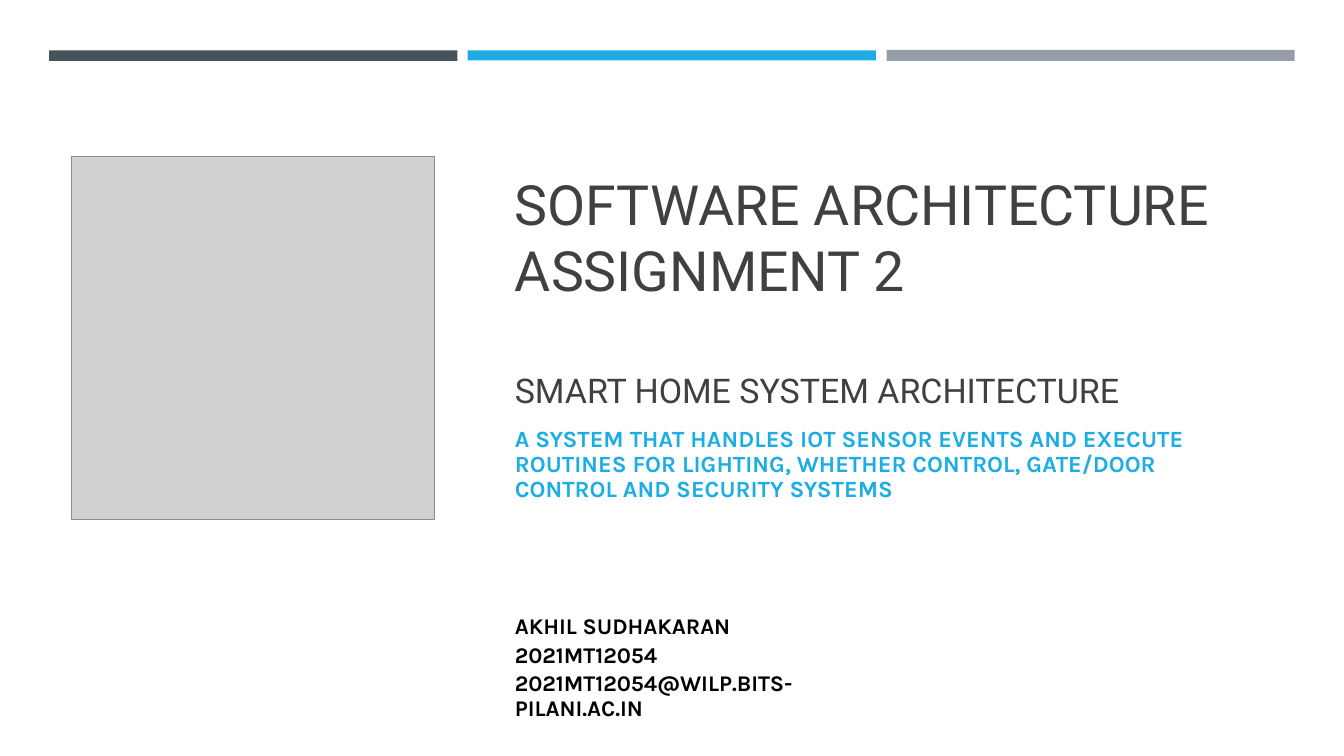
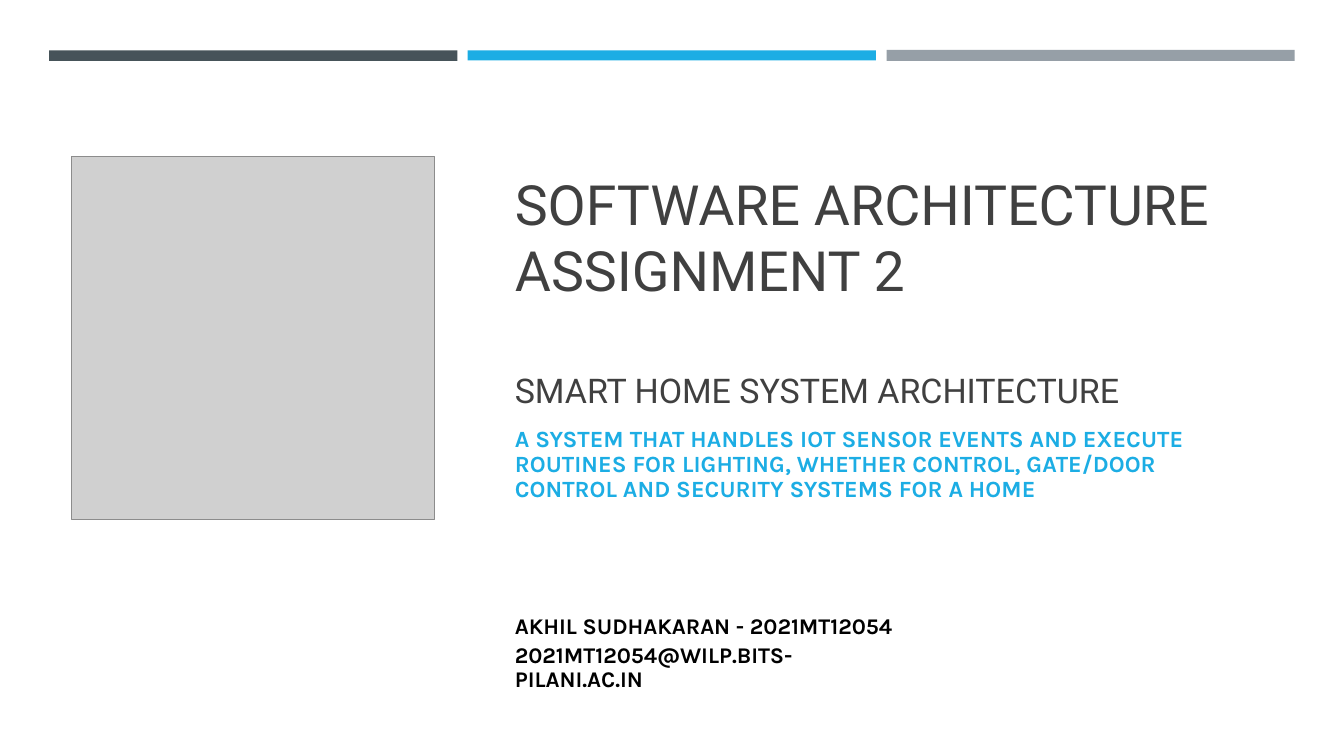
Before and after one commit to Akhilsudh/BITS-Assignment, a slide deck: slide 1 of Semester 2/Software Architecture/Assignment 2/SA-Assignment-2021MT12054.pptx. Drawn at 1344x756 pixels with LibreOffice and Linux fonts; fonts in the diff are those of the drawing; grey boxes stand for pictures. Boxes give left, top, right and bottom in pixels: in the first picture for what was removed or moved away, otherwise in the second. Text is boxed around its words. In the diff, an @@ line names an element or a change of style, - is before the commit and + after.

Commit message:
Updated assignment

```diff
--- a/Semester 2/Software Architecture/Assignment 2/SA-Assignment-2021MT12054.pptx
+++ b/Semester 2/Software Architecture/Assignment 2/SA-Assignment-2021MT12054.pptx
@@ subtitle at (515, 431, 1183, 498): text changed @@
-A SYSTEM THAT HANDLES IOT SENSOR EVENTS AND EXECUTE ROUTINES FOR LIGHTING, WHETHER CONTROL, GATE/DOOR CONTROL AND SECURITY SYSTEMS
+A SYSTEM THAT HANDLES IOT SENSOR EVENTS AND EXECUTE ROUTINES FOR LIGHTING, WHETHER CONTROL, GATE/DOOR CONTROL AND SECURITY SYSTEMS FOR A HOME
@@ text at (515, 619, 892, 635): text changed @@
-AKHIL SUDHAKARAN
-2021MT12054
+AKHIL SUDHAKARAN - 2021MT12054
```
Also in this commit, not shown: 5 other slides changed, 1 other file.
